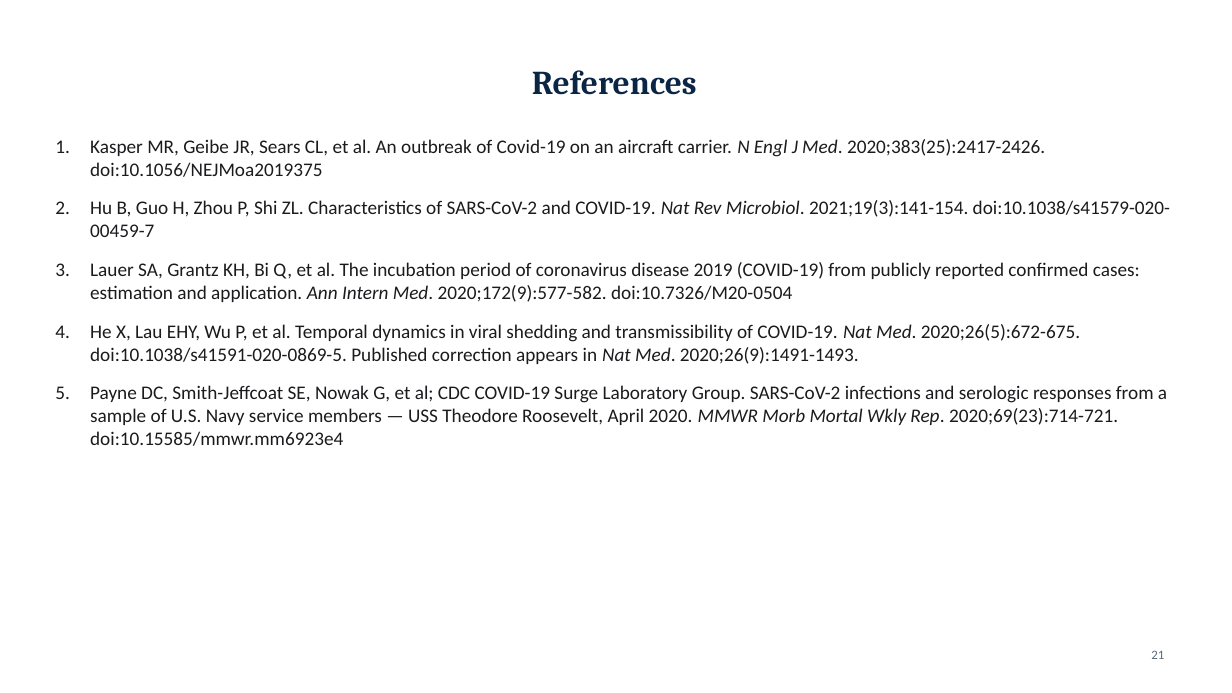
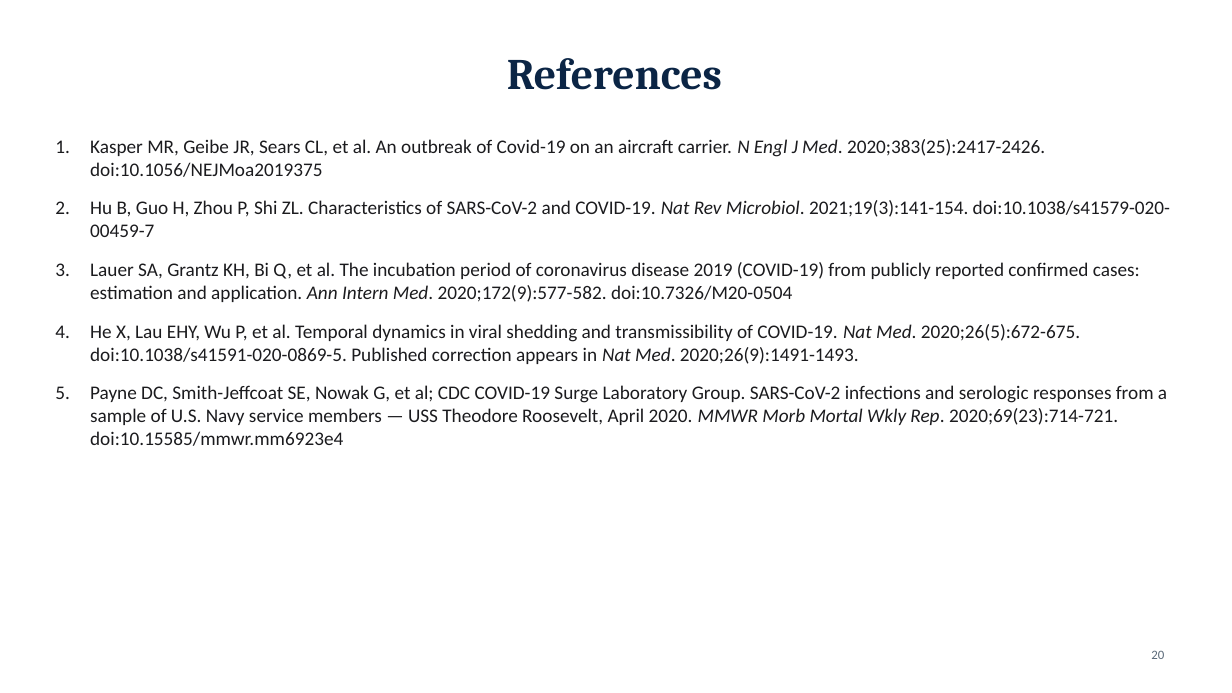
Before and after one commit to adebowa96/Research, a slide deck: slide 20 of Outbreak_of_the_Day/Covid19_Aircraft_Carrier_Outbreak.pptx (slide 21 before the commit). Drawn at 1232x693 pixels with LibreOffice and Linux fonts; fonts in the diff are those of the drawing. Boxes give left, top, right and bottom in pixels: in the first picture for what was removed or moved away, otherwise in the second. Text is boxed around its words. In the diff, an @@ line names an element or a change of style, - is before the commit and + after.

```diff
--- a/Outbreak_of_the_Day/Covid19_Aircraft_Carrier_Outbreak.pptx
+++ b/Outbreak_of_the_Day/Covid19_Aircraft_Carrier_Outbreak.pptx
@@ title "References" at bbox=[507, 58, 722, 90]: size 26 to 34 pt @@
@@ page number at bbox=[1151, 650, 1164, 659]: text changed @@
-21
+20
```
Also in this commit, not shown: 12 other slides changed, 6 slides added, 7 slides removed.
